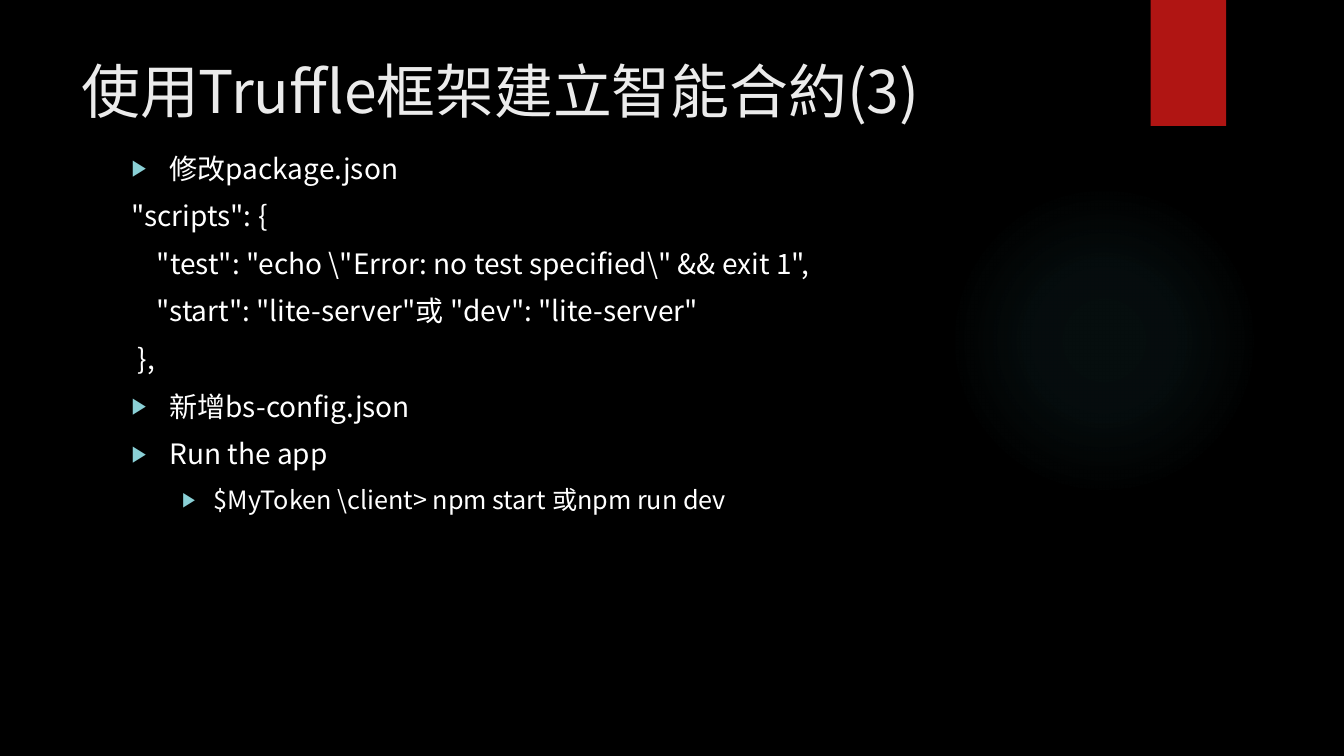
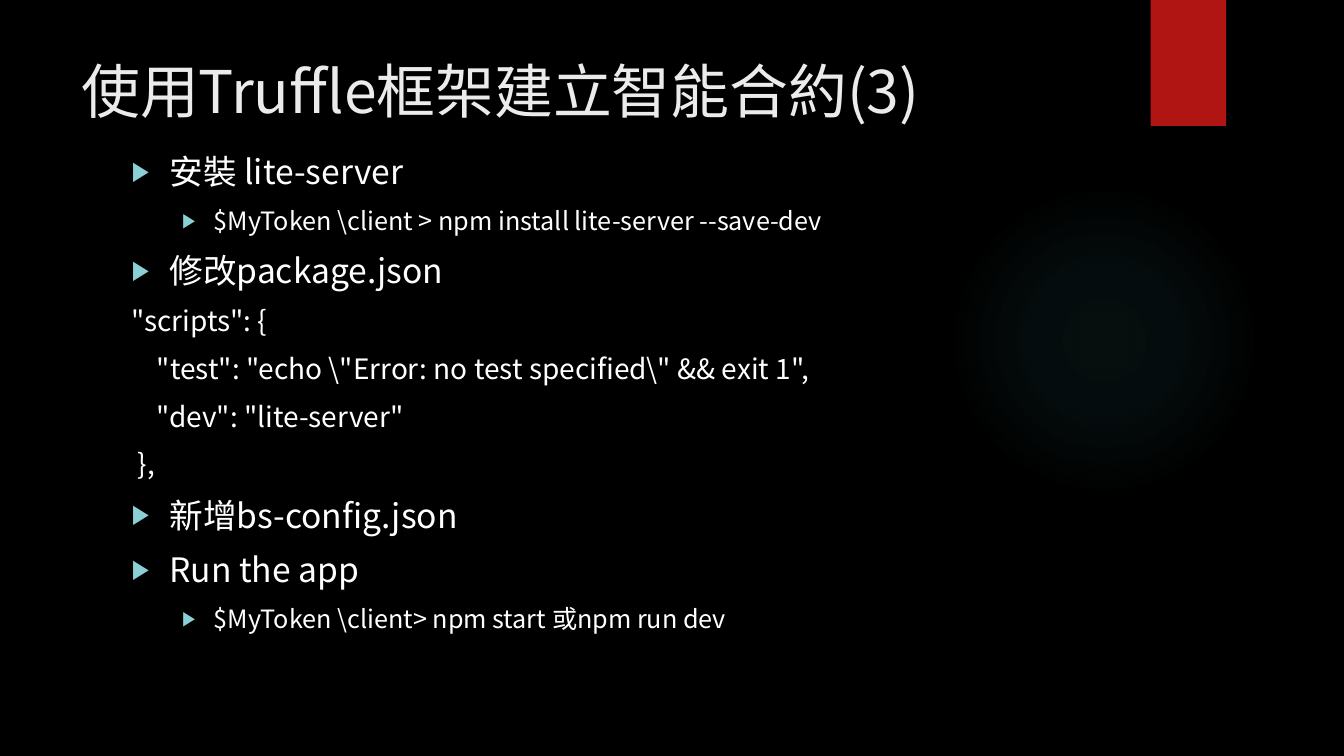
Before and after one commit to wtpai/DAppGit, a slide deck: slide 22 of 區塊鏈─智能合約實作.pptx. Drawn at 1344x756 pixels with LibreOffice and Linux fonts; fonts in the diff are those of the drawing; background and template pictures are left out. Boxes give left, top, right and bottom in pixels: in the first picture for what was removed or moved away, otherwise in the second. Text is boxed around its words. In the diff, an @@ line names an element or a change of style, - is before the commit and + after.

```diff
--- a/區塊鏈─智能合約實作.pptx
+++ b/區塊鏈─智能合約實作.pptx
@@ text at [170, 155, 822, 236]: paragraphs added @@
+▶ 安裝 lite-server
+  ▶ $MyToken \client > npm install lite-server --save-dev
@@ text at [170, 255, 458, 590]: size 20 to 24 pt in "修改package.json", "新增bs-config.json", "Run the app" @@
@@ text at [157, 404, 403, 428]: text changed @@
-"start": "lite-server"或 "dev": "lite-server"
+"dev": "lite-server"
```
Also in this commit, not shown: 3 other slides changed, 5 other files.
